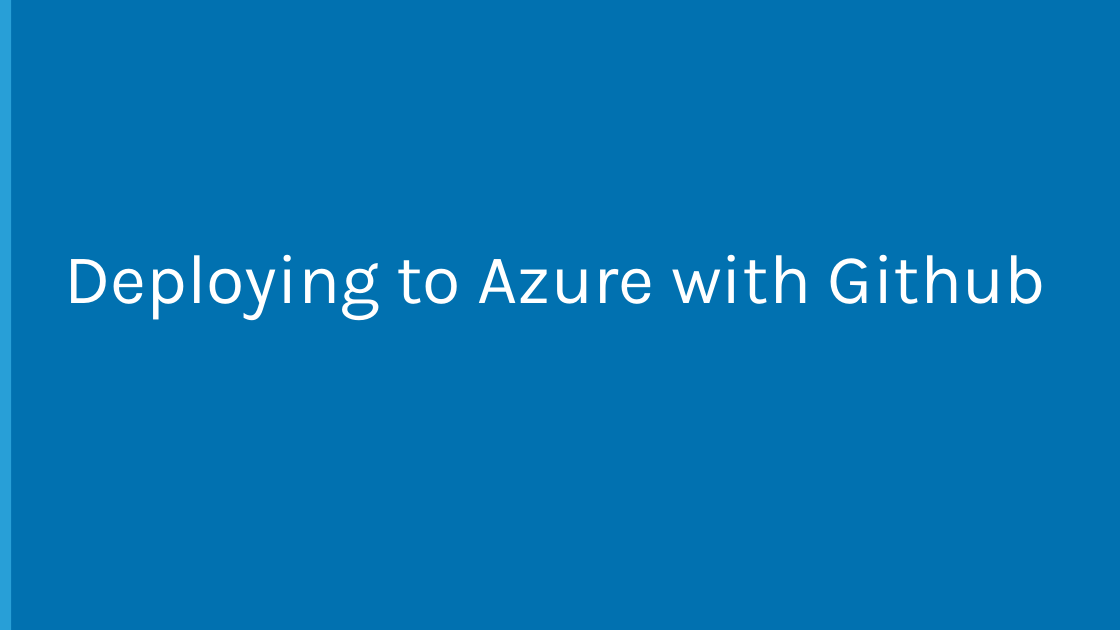
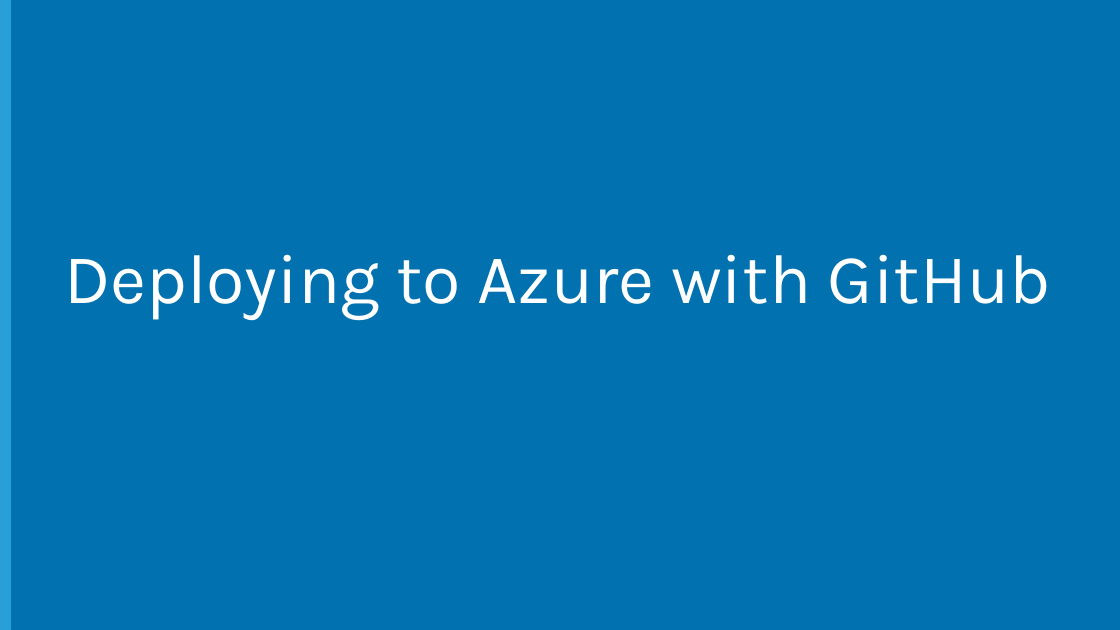
Before and after one commit to Microsoft-Web/NodeCamp, a slide deck: slide 10 of Presentation/AzureDeployAndDebug/AzureDeployAndDebug.pptx. Drawn at 1120x630 pixels with LibreOffice and Linux fonts; fonts in the diff are those of the drawing; background and template pictures are left out. Boxes give left, top, right and bottom in pixels: in the first picture for what was removed or moved away, otherwise in the second. Text is boxed around its words. In the diff, an @@ line names an element or a change of style, - is before the commit and + after.

Commit message:
Created AzureDeployAndDebug reveal.js presentation

```diff
--- a/Presentation/AzureDeployAndDebug/AzureDeployAndDebug.pptx
+++ b/Presentation/AzureDeployAndDebug/AzureDeployAndDebug.pptx
@@ title at [64,254,1051,319]: text changed @@
-Deploying to Azure with Github
+Deploying to Azure with GitHub
```
Also in this commit, not shown: 5 other slides changed, 7 other files.
